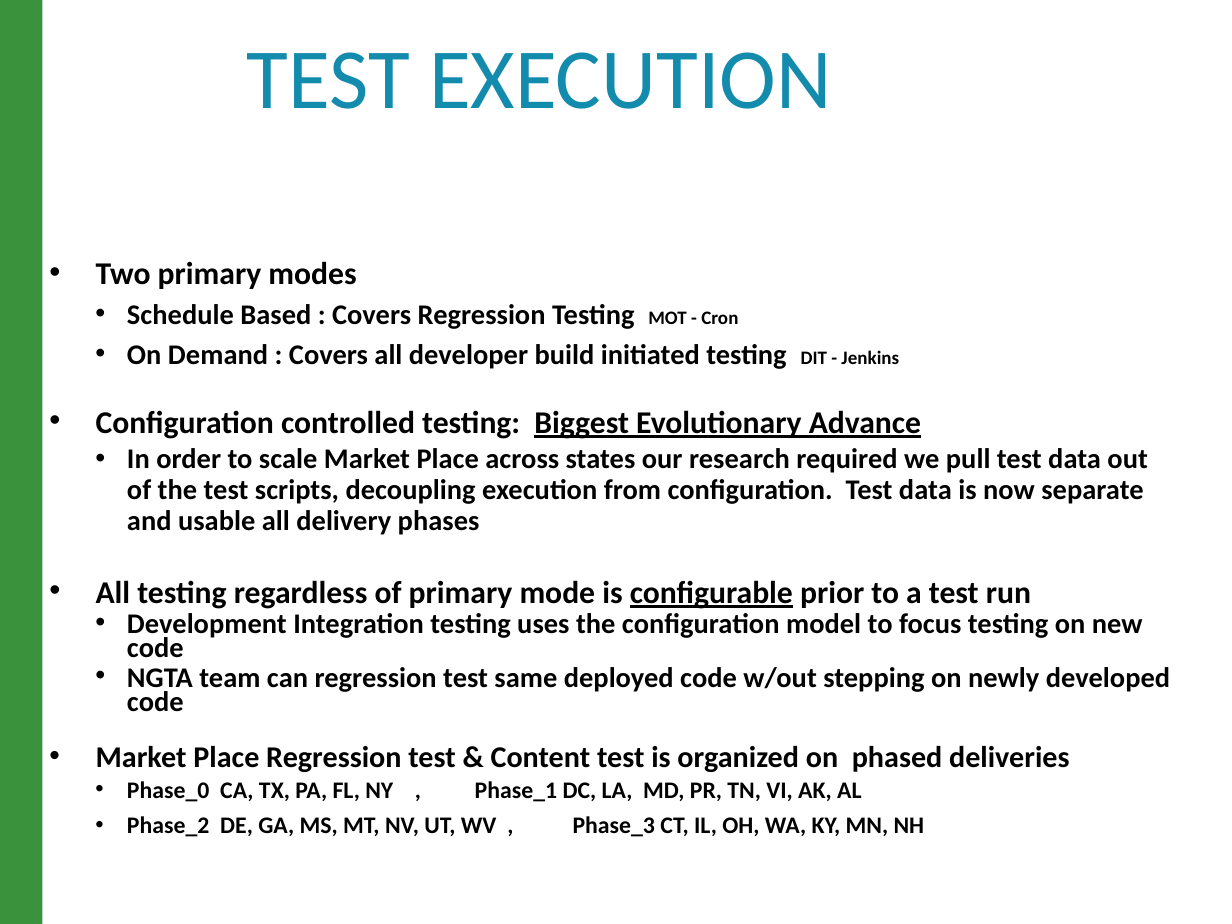
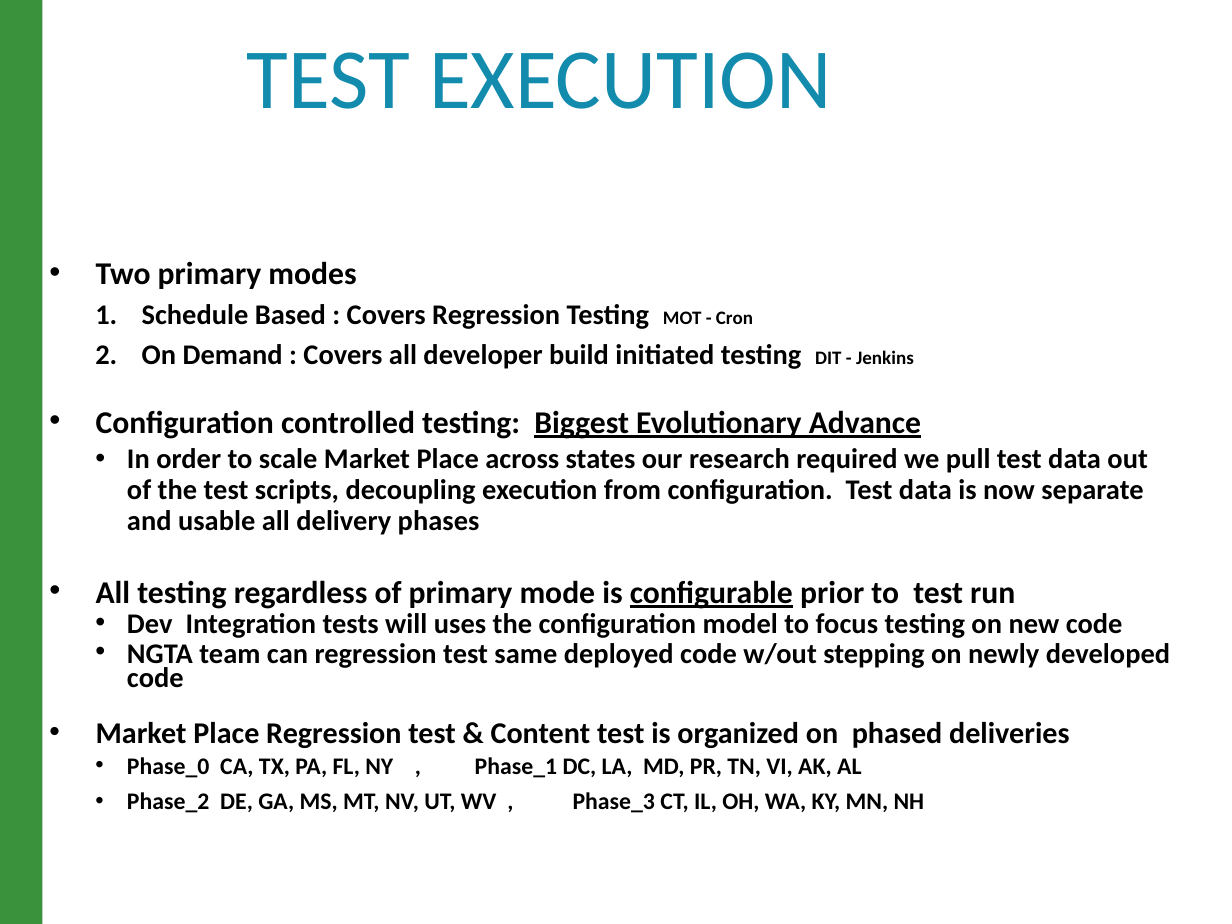
Before and after one commit to raghav9329/mainProf, a slide deck: slide 8 of CurrentWork_Delta/CX_StrategyPowerPoint.pptx (slide 7 before the commit). Drawn at 1232x924 pixels with LibreOffice and Linux fonts; fonts in the diff are those of the drawing. Boxes give left, top, right and bottom in pixels: in the first picture for what was removed or moved away, otherwise in the second. Text is boxed around its words. In the diff, an @@ line names an element or a change of style, - is before the commit and + after.

```diff
--- a/CurrentWork_Delta/CX_StrategyPowerPoint.pptx
+++ b/CurrentWork_Delta/CX_StrategyPowerPoint.pptx
@@ text at (x1=142, y1=304, x2=914, y2=369): bullet • to 1. @@
@@ text at (x1=96, y1=580, x2=1123, y2=638): text changed @@
-• All testing regardless of primary mode is configurable prior to a test run
-  • Development Integration testing uses the configuration model to focus testing on new code
+• All testing regardless of primary mode is configurable prior to test run
+  • Dev Integration tests will uses the configuration model to focus testing on new code
```
Also in this commit, not shown: 1 other slide changed, 1 slide added, 5 other files.
